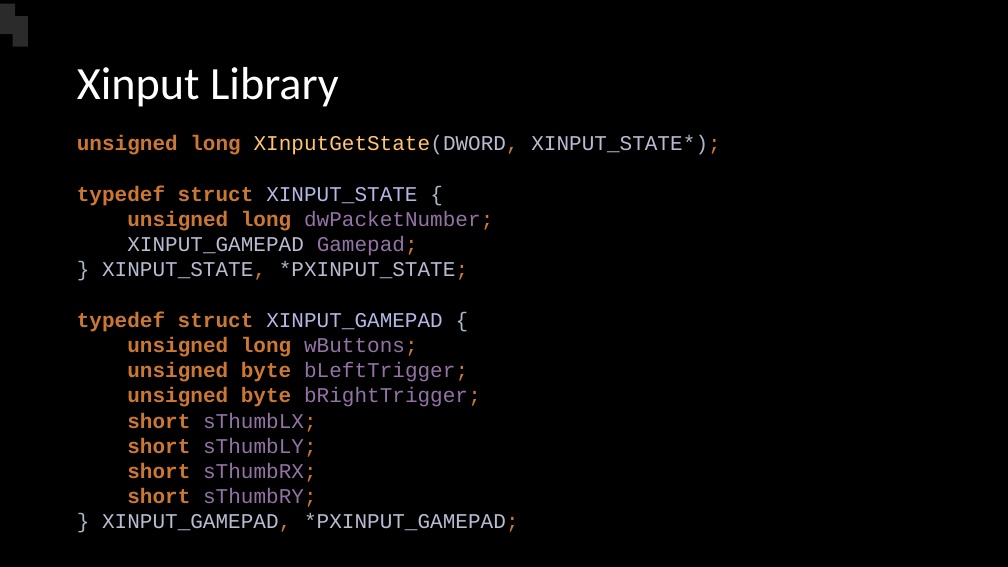
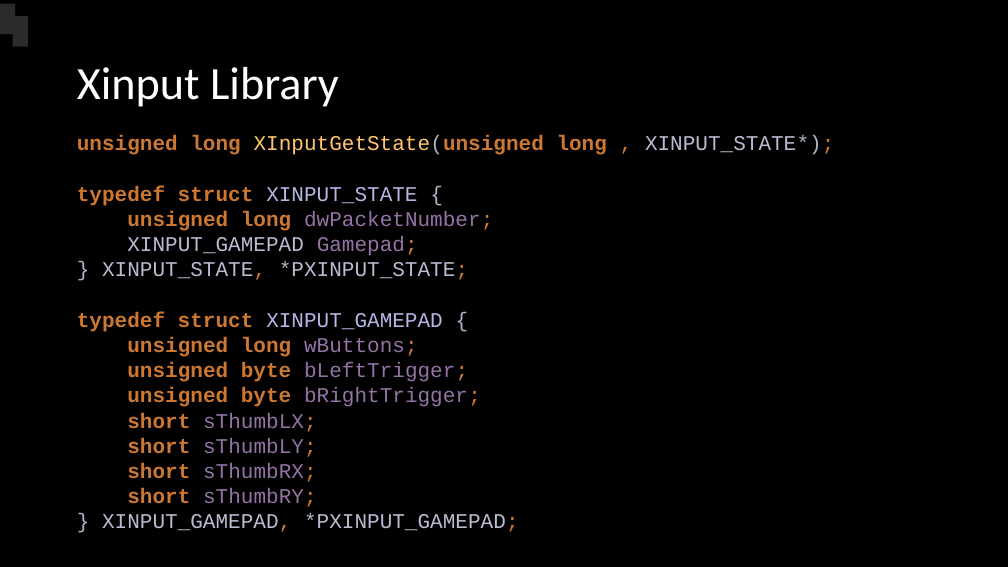
Before and after one commit to CozmoRobots/joystick, a slide deck: slide 7 of Xbox One Controller.pptx. Drawn at 1008x567 pixels with LibreOffice and Linux fonts; fonts in the diff are those of the drawing. Boxes give left, top, right and bottom in pixels: in the first picture for what was removed or moved away, otherwise in the second. Text is boxed around its words. In the diff, an @@ line names an element or a change of style, - is before the commit and + after.

```diff
--- a/Xbox One Controller.pptx
+++ b/Xbox One Controller.pptx
@@ text at (77, 135, 834, 155): text changed; text colour #B9BCD1 to #CC7832 @@
-unsigned long XInputGetState(DWORD, XINPUT_STATE*);
+unsigned long XInputGetState(unsigned long , XINPUT_STATE*);
```
Also in this commit, not shown: 2 other slides changed.
